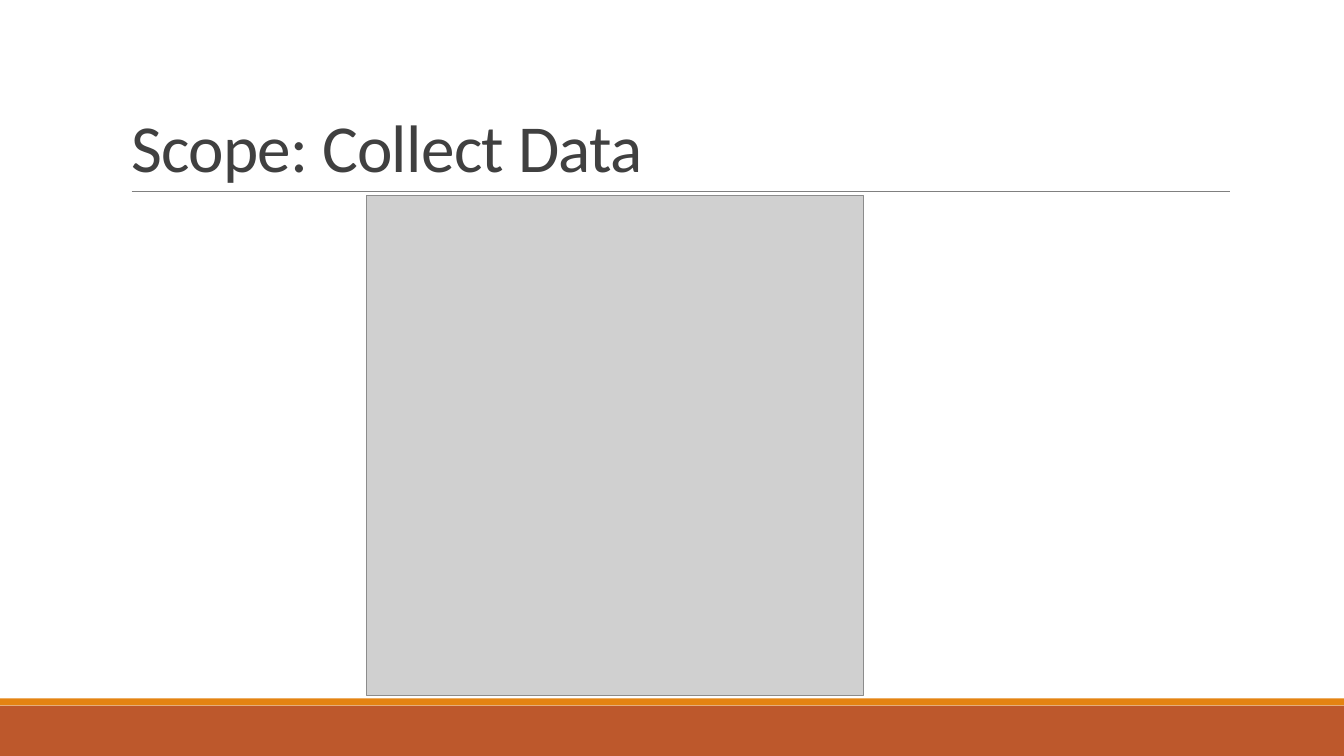
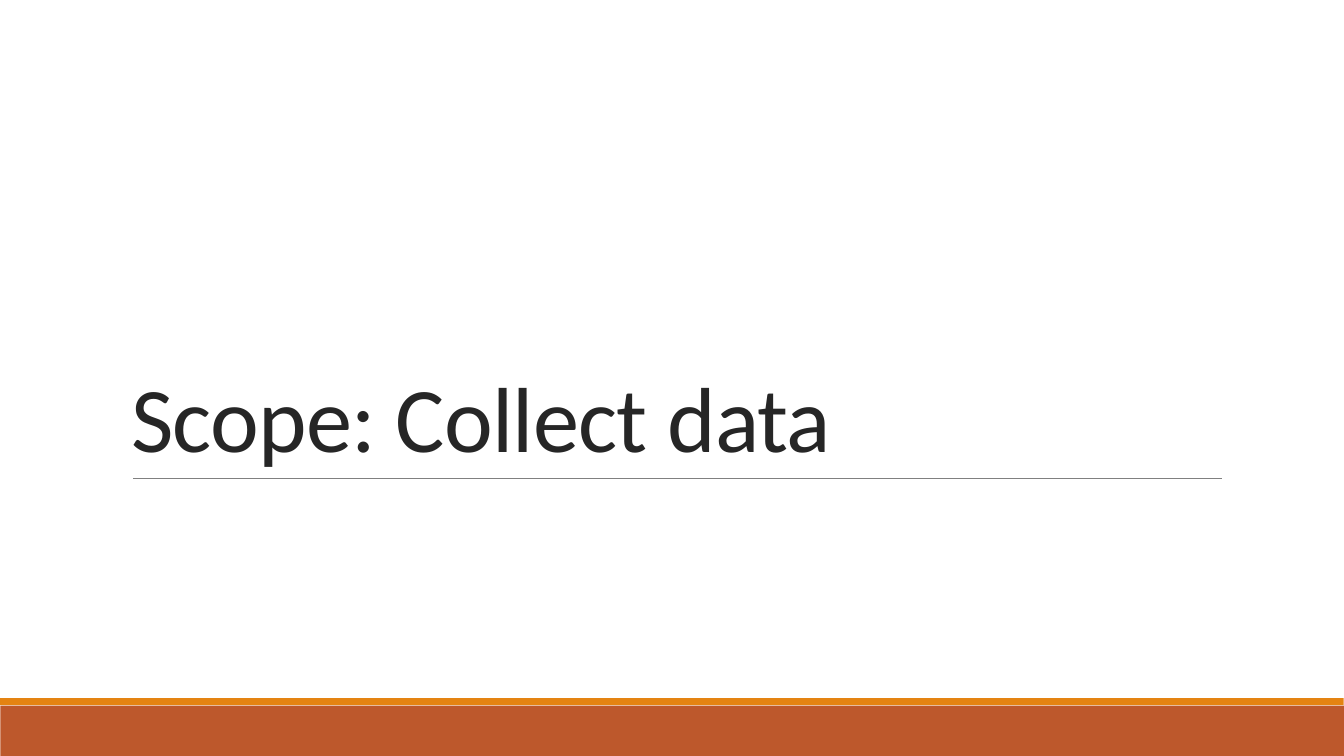
Before and after one commit to ofrendo/kronos, a slide deck: slide 5 of doc/Presentation.pptx (slide 4 before the commit). Drawn at 1344x756 pixels with LibreOffice and Linux fonts; fonts in the diff are those of the drawing; grey boxes stand for pictures. Boxes give left, top, right and bottom in pixels: in the first picture for what was removed or moved away, otherwise in the second. Text is boxed around its words. In the diff, an @@ line names an element or a change of style, - is before the commit and + after.

```diff
--- a/doc/Presentation.pptx
+++ b/doc/Presentation.pptx
@@ picture removed at bbox=[366, 196, 864, 696] @@
@@ title at bbox=[131, 388, 831, 467]: text changed; size 48 to 66 pt; text colour #404040 to #262626 @@
-Scope: Collect Data
+Scope: Collect data
@@ line moved from (132, 192) - (1231, 192) to (133, 479) - (1222, 479) @@
```
Also in this commit, not shown: 2 other slides changed, 5 slides added, 1 slide removed.
